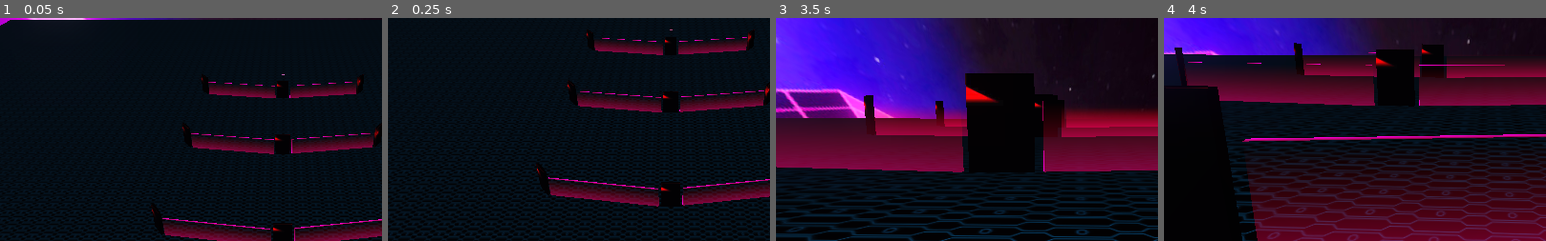
Above: before the commit, frames 1-4 (left to right).
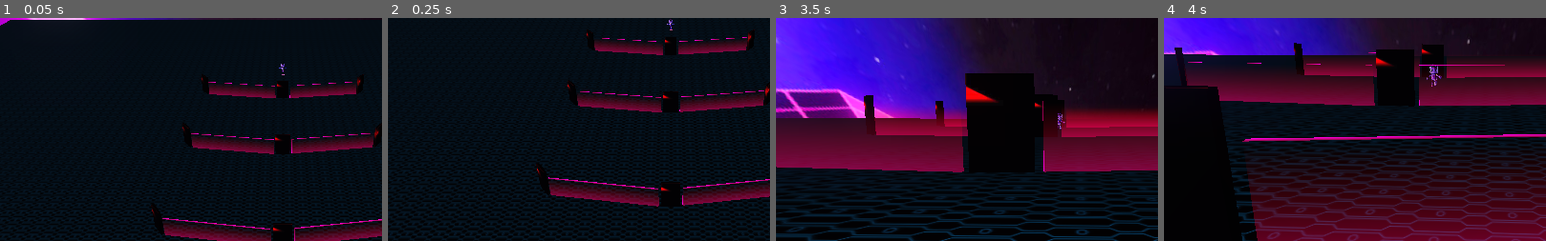
Above: after the commit, the same moments.

Repository: miguel-arlindo/godot-game
Game: Godot game, scene res://player.tscn
Same seed, same stepped clock (60 frames per second), same inputs: the game is played once before the commit and once after it. The engine's default icon, where the game draws it, is replaced by a stand-in: a white triangle on a blue panel in a dark square. Video files are missing from this copy of the repository; at most half a second of black plays in their place. Sound files missing from this copy of the repository are replaced by a short silence.
Inputs (mouse positions are % of the whole screen's width and height, from its top left):
- Up to frame 1 (0.05 s): no input
- Up to frame 2 (0.25 s): no input
- Up to frame 3 (3.5 s): tap Enter at 0.5 s; move the mouse to (72, 45) at 0.52 s; hold Right (ui_right) 0.53-1.25 s; tap Q at 0.6 s; click (72, 45) at 0.67 s; drag from (30, 55) to (45, 70) at 1.27 s; move the mouse to (60, 28) at 2.02 s; hold Right (ui_right) 2.03-2.75 s; tap Shift at 2.1 s; click (60, 28) at 2.17 s; drag from (45, 70) to (20, 35) at 2.77 s
- Up to frame 4 (4 s): move the mouse to (80, 65) at 3.52 s; hold Left (ui_left) from 3.53 s (still down); tap Q at 3.6 s; click (80, 65) at 3.67 s
The pictures show only the part of the screen within x 13-63%, y 0-50%; the shares and areas given below are measured in that part.

The runs differ from the first frame. In frame 1, less than 0.1% of the frame differs, in the area x 73-75%, y 20-25%; in frame 2, less than 0.1%; in frame 3, less than 0.1%; in frame 4, 0.1%, in the area x 68-73%, y 20-31%.
Error before the commit: Parse Error: The identifier "vector" isn't declared in the current scope. (res://player.gd:16)

Commit message:
resolvido

Diff:
--- a/player.gd
+++ b/player.gd
@@ -1,35 +1,48 @@
 extends KinematicBody
 
+var spin = 0.1
+export var speed = 5
+export var gravity = -5
+var target = null
+var velocity = Vector3.ZERO
 
-# Declare member variables here. Examples:
-# var a = 2
-# var b = "text"
+func _physics_process(delta):
+	velocity.y += gravity * delta
+	if target:
+		look_at(target, Vector3.UP)
+		rotation.x = 0
+		velocity = -transform.basis.z * speed;
+		animatebody("move_forward");
+		if transform.origin.distance_to(target) < .5:
+			target = null
+			velocity = Vector3.ZERO
+			animatebody("idle");
+	velocity = move_and_slide(velocity, Vector3.UP)
 
 
-# Called when the node enters the scene tree for the first time.
-func _ready():
-	pass # Replace with function body.
+func _unhandled_input(event):
+	if event is InputEventMouseMotion:
+		if event.relative.x > 0:
+			rotate_y(-lerp(0, spin, event.relative.x/10))
+		elif event.relative.x < 0:
+			rotate_y(-lerp(0, spin, event.relative.x/10))
 
+func animatebody(action):
 
-func _process(delta):
-	if Input.is_action_pressed("ui_up"):
-		vector.y = -1
-	if Input.is_action_pressed("ui_down"):
-		vector.y = 1
-	if Input.is_action_pressed("ui_right"):
-		vector.x = 1
-	if Input.is_action_pressed("ui_left"):
-		vector.x = -1
-		look_at(ScreenPointToray, Vector3.UP)
-
-func ScreenPointToRay ():
-	var spaceState = get_world().direct_space_state
-
-	var mousePos = get_viewport().get_mouse_position()
-	var camera = get_tree().root.get_camera()
-	var rayOrigin = camera.project_ray_origin(mousePos)
-	var rayEnd = rayOrigiin + camera.project_ray_normal(mousePos) * 2000
-	var rayArray = spaceState.intersect_ray(rayOrigin, rayEnd)
-	if rayArray.has("position"):
-		return rayArray["position"]
-	return Vector3()
+	var modelAnim = get_node("3DGodotRobot/AnimationPlayer");
+	match action:
+		"idle":
+			if modelAnim.current_animation != "Idle-loop":
+				modelAnim.play("Idle-loop");
+		"move_forward":
+			if modelAnim.current_animation != "Run-loop":
+				modelAnim.play("Run-loop");
+		"move_back":
+			if modelAnim.current_animation != "Run-loop":
+				modelAnim.play("Run-loop");
+		"strafe_left":
+			if modelAnim.current_animation != "Run-loop":
+				modelAnim.play("Run-loop");
+		"strafe_right":
+			if modelAnim.current_animation != "Run-loop":
+				modelAnim.play("Run-loop");
--- a/player.tscn
+++ b/player.tscn
@@ -140,6 +140,11 @@
 refraction_texture = SubResource( 34 )
 refraction_texture_channel = 3
 
+[sub_resource type="CapsuleShape" id=4]
+margin = 0.001
+radius = 0.291
+height = 4.35
+
 [sub_resource type="PanoramaSky" id=13]
 radiance_size = 3
 panorama = ExtResource( 3 )
@@ -239,11 +244,6 @@
 "values": [ Vector3( 1.18822, 1.02739, 1.03043 ), Vector3( 1.18823, 1.02743, 1.03039 ), Vector3( 1.18823, 1.02753, 1.03 …(272 unchanged characters)…
 }
 
-[sub_resource type="CapsuleShape" id=4]
-margin = 0.001
-radius = 0.291
-height = 4.35
-
 [node name="level1" type="Spatial"]
 transform = Transform( 1, 0, 0, 0, 1, 0, 0, 0, 1, 0.17357, 0, 0 )
 script = ExtResource( 15 )
@@ -910,8 +910,25 @@
 mesh = SubResource( 28 )
 material/0 = SubResource( 33 )
 
+[node name="player" type="KinematicBody" parent="."]
+transform = Transform( -3.67841e-08, 0, -0.970556, -3.14602e-16, 0.973362, 0, 0.841523, 1.77636e-15, -4.24244e-08, -9.92137, 0.141035, 0 )
+collision_layer = 3
+collision_mask = 3
+script = ExtResource( 48 )
+
+[node name="CollisionShape" type="CollisionShape" parent="player"]
+transform = Transform( 1, -4.88498e-15, -3.17637e-22, 0, -6.07204e-09, 0.258671, -2.84217e-14, -0.138912, -1.13069e-08, 2.84217e-13, 0.588892, 0.0677938 )
+shape = SubResource( 4 )
+
+[node name="3DGodotRobot" parent="player" instance=ExtResource( 7 )]
+transform = Transform( -0.771264, 0, -6.74261e-08, 0, 0.771264, 0, 6.74261e-08, 0, -0.771264, 0, 0, 0 )
+
+[node name="Listener" type="Listener" parent="player"]
+transform = Transform( 0.999999, 0, 1.42109e-14, 0, 1, 0, 1.42109e-14, 0, 1, 1.7053e-13, 1.00626, -0.534632 )
+current = true
+
 [node name="Camera" type="Camera" parent="."]
-transform = Transform( -4.37114e-08, 0.63008, -0.776531, 0, 0.776531, 0.63008, 1, 2.75417e-08, -3.39432e-08, -15.7789, 8.28441, 0 )
+transform = Transform( -4.37114e-08, 0.0288114, -0.999585, 5.29396e-23, 0.999585, 0.0288114, 1, 1.25939e-09, -4.36932e-08, -9.68818, 1.36689, 2.66234e-07 )
 cull_mask = 1
 environment = SubResource( 14 )
 current = true
@@ -931,24 +948,6 @@
 text = "Restart"
 icon = ExtResource( 18 )
 
-[node name="player" type="KinematicBody" parent="."]
-transform = Transform( -3.67841e-08, 0, -0.970556, -3.14602e-16, 0.973362, 0, 0.841523, 1.77636e-15, -4.24244e-08, -9.92137, 0.141035, 0 )
-visible = false
-collision_layer = 3
-collision_mask = 3
-script = ExtResource( 48 )
-
-[node name="CollisionShape" type="CollisionShape" parent="player"]
-transform = Transform( 1, -4.88498e-15, -3.17637e-22, 0, -6.07204e-09, 0.258671, -2.84217e-14, -0.138912, -1.13069e-08, 2.84217e-13, 0.588892, 0.0677938 )
-shape = SubResource( 4 )
-
-[node name="3DGodotRobot" parent="player" instance=ExtResource( 7 )]
-transform = Transform( -0.771264, 0, -6.74261e-08, 0, 0.771264, 0, 6.74261e-08, 0, -0.771264, 0, 0, 0 )
-
-[node name="Listener" type="Listener" parent="player"]
-transform = Transform( 0.999999, 0, 1.42109e-14, 0, 1, 0, 1.42109e-14, 0, 1, 1.7053e-13, 1.00626, -0.534632 )
-current = true
-
 [connection signal="input_event" from="floor/StaticBody" to="." method="_on_StaticBody_input_event"]
 [connection signal="finished" from="VideoPlayer" to="." method="_on_VideoPlayer_finished"]
 [connection signal="button_down" from="Camera/Restart" to="." method="_on_Button_button_down"]
